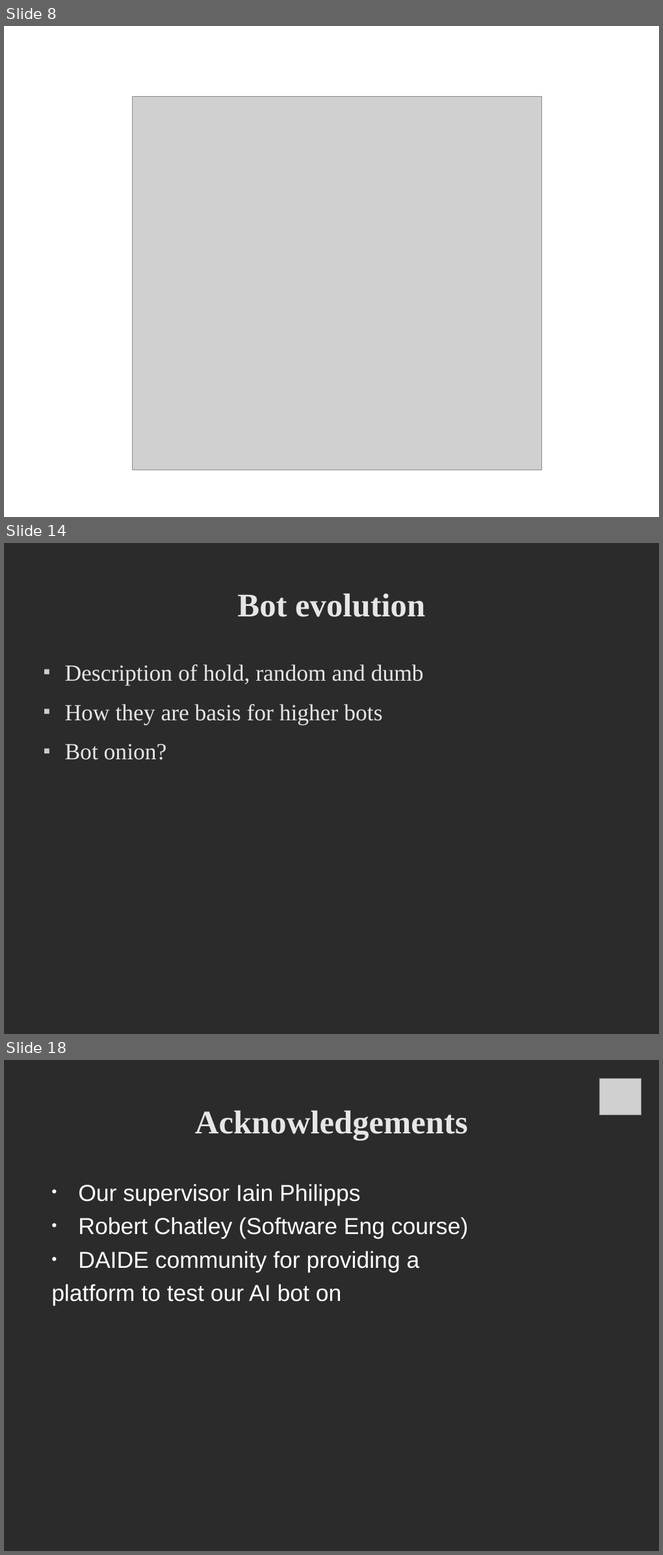
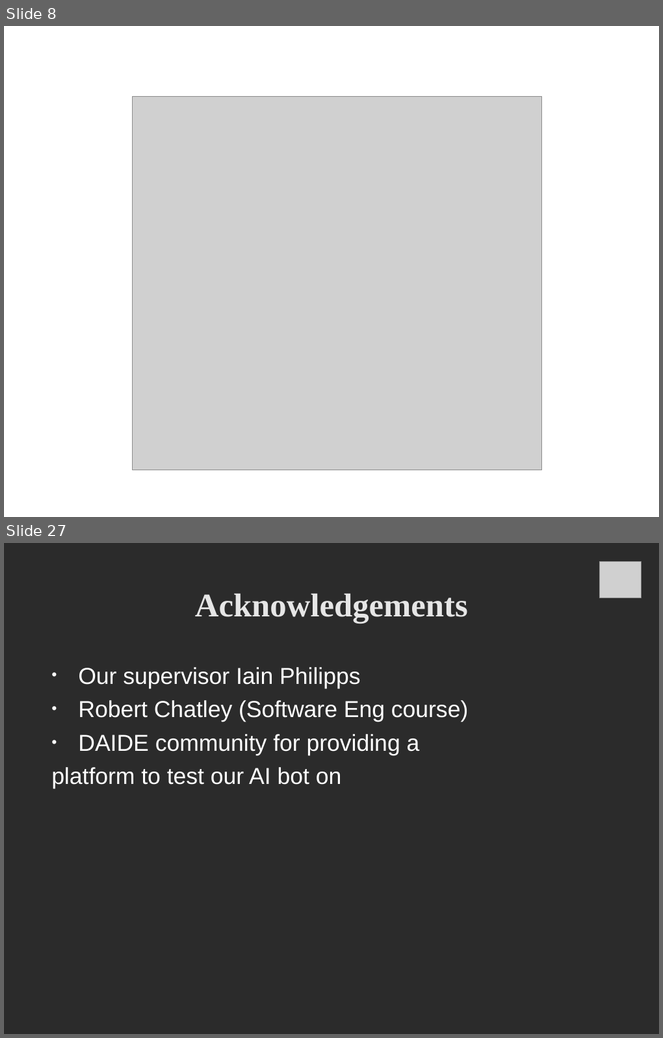
Before and after one commit to deltaluca/flappy, a slide deck: Presentation/ProjectDemonstration.odp. Shown one above the other, each under a label of ours: slides 8, 14 and 18 before the commit, slides 8 and 27 after it; the slides between them are not shown. The pictures are 663x1555 and 663x1038 pixels, drawn with LibreOffice and Linux fonts; fonts in the diff are those of the drawing; grey boxes stand for pictures; background and template pictures are left out; a plain dark background stands for a picture behind light text. Boxes give left, top, right and bottom in pixels: in the first picture for what was removed or moved away, otherwise in the second. Text is boxed around its words. In the diff, an @@ line names an element or a change of style, - is before the commit and + after.

```diff
--- a/Presentation/ProjectDemonstration.odp
+++ b/Presentation/ProjectDemonstration.odp
@@ slide 14 removed at bbox=[4, 543, 659, 1034], background picture (left out) @@
@@ title removed at bbox=[237, 593, 425, 617] @@
-Bot evolution
@@ text removed at bbox=[65, 665, 424, 760] @@
-■ Description of hold, random and dumb
-■ How they are basis for higher bots
-■ Bot onion?
@@ what was slide 18 is now slide 27 @@
```
Also in this commit, not shown: 10 slides changed, 14 slides added, 4 other slides removed.
